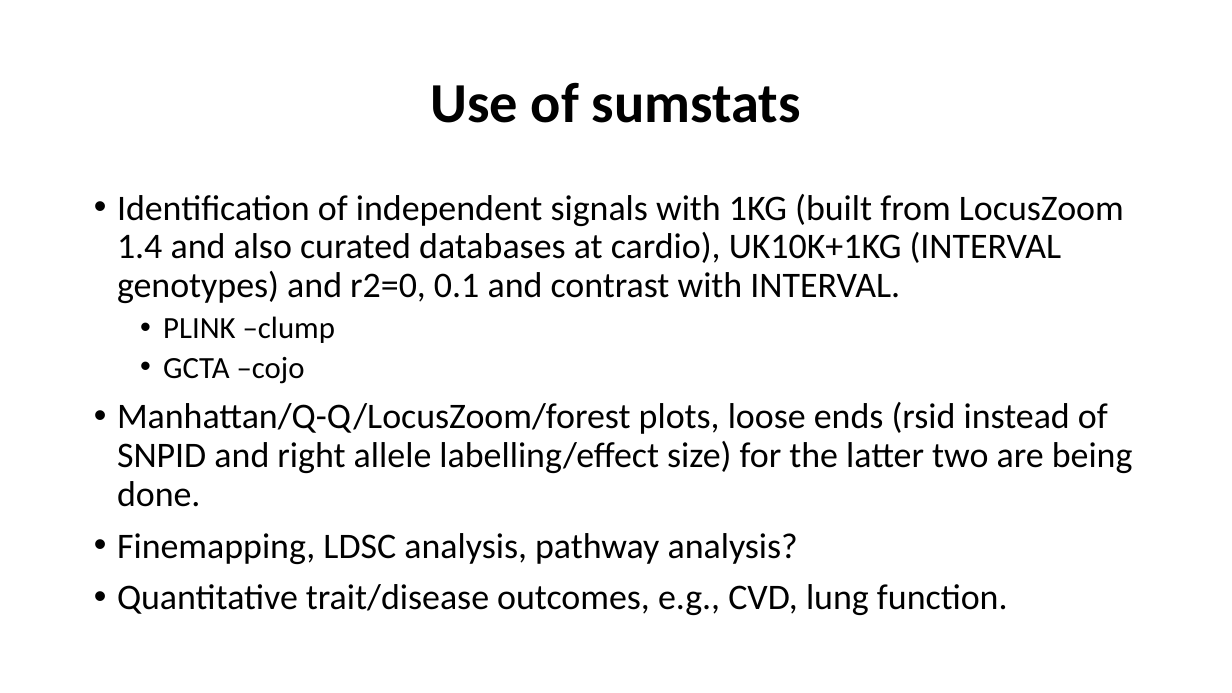
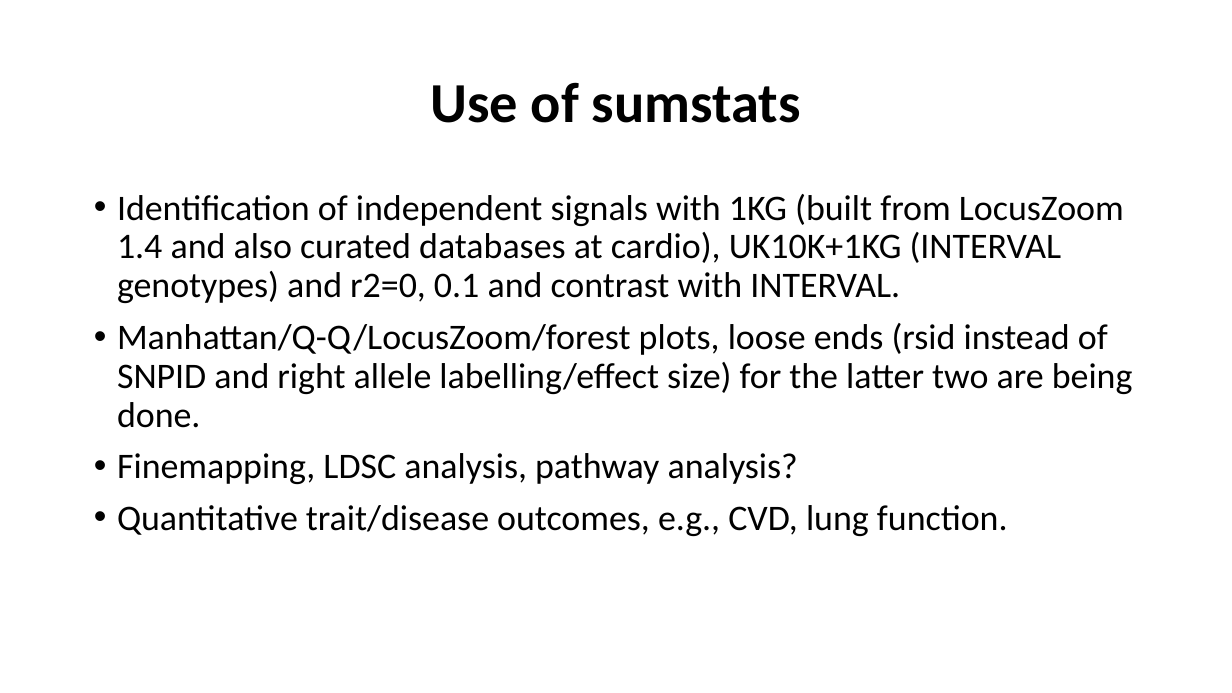
Before and after one commit to jinghuazhao/INF, a slide deck: slide 15 of doc/SCALLOP_INF1-120419.pptx (slide 9 before the commit). Drawn at 1232x693 pixels with LibreOffice and Linux fonts; fonts in the diff are those of the drawing. Boxes give left, top, right and bottom in pixels: in the first picture for what was removed or moved away, otherwise in the second. Text is boxed around its words. In the diff, an @@ line names an element or a change of style, - is before the commit and + after.

```diff
--- a/doc/SCALLOP_INF1-120419.pptx
+++ b/doc/SCALLOP_INF1-120419.pptx
@@ text at box(163, 316, 335, 384): paragraphs removed @@
-  • PLINK –clump
-  • GCTA –cojo
```
Also in this commit, not shown: 4 other slides changed, 1 slide added.
